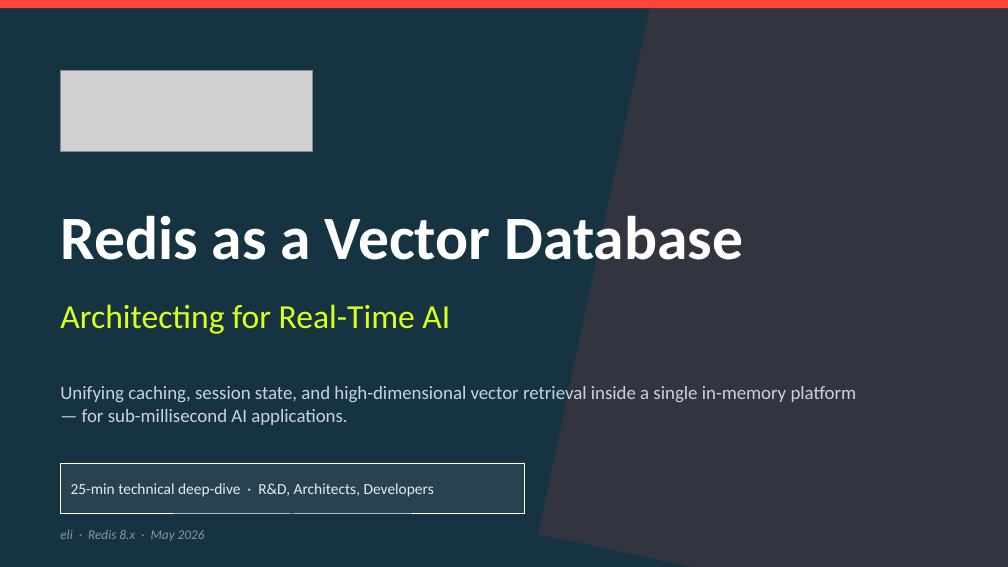
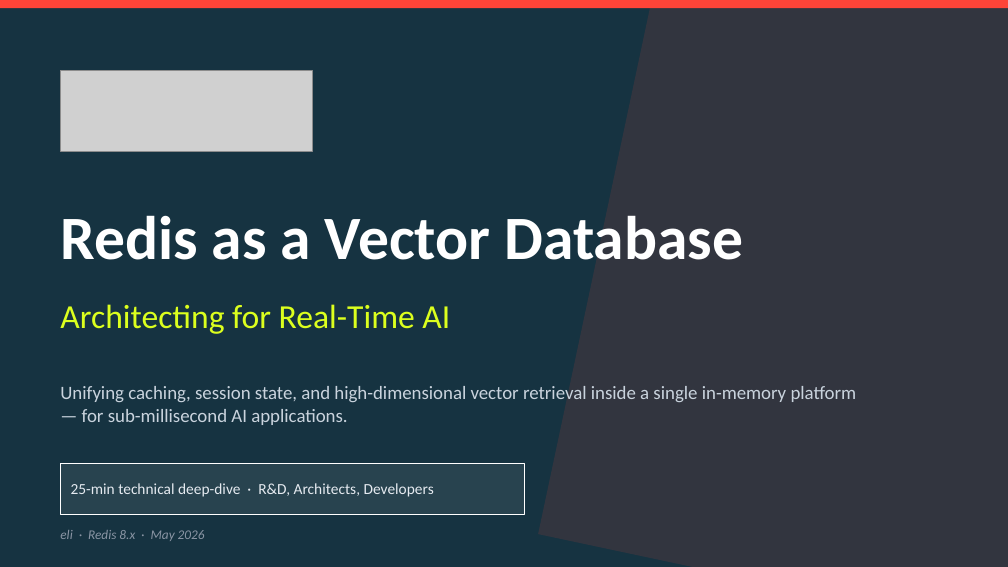
Before and after one commit to EliShteinman/sqlite, a slide deck: slide 1 of Redis_Vector_Database_Presentation.pptx. Drawn at 1008x567 pixels with LibreOffice and Linux fonts; fonts in the diff are those of the drawing; grey boxes stand for pictures. Boxes give left, top, right and bottom in pixels: in the first picture for what was removed or moved away, otherwise in the second. Text is boxed around its words. In the diff, an @@ line names an element or a change of style, - is before the commit and + after.

```diff
--- a/Redis_Vector_Database_Presentation.pptx
+++ b/Redis_Vector_Database_Presentation.pptx
@@ rectangle at <box>60,464,524,514</box>: outline #FFFFFF 0.75 pt to #FFFFFF 0.5 pt @@
```
Also in this commit, not shown: 7 other slides changed.
